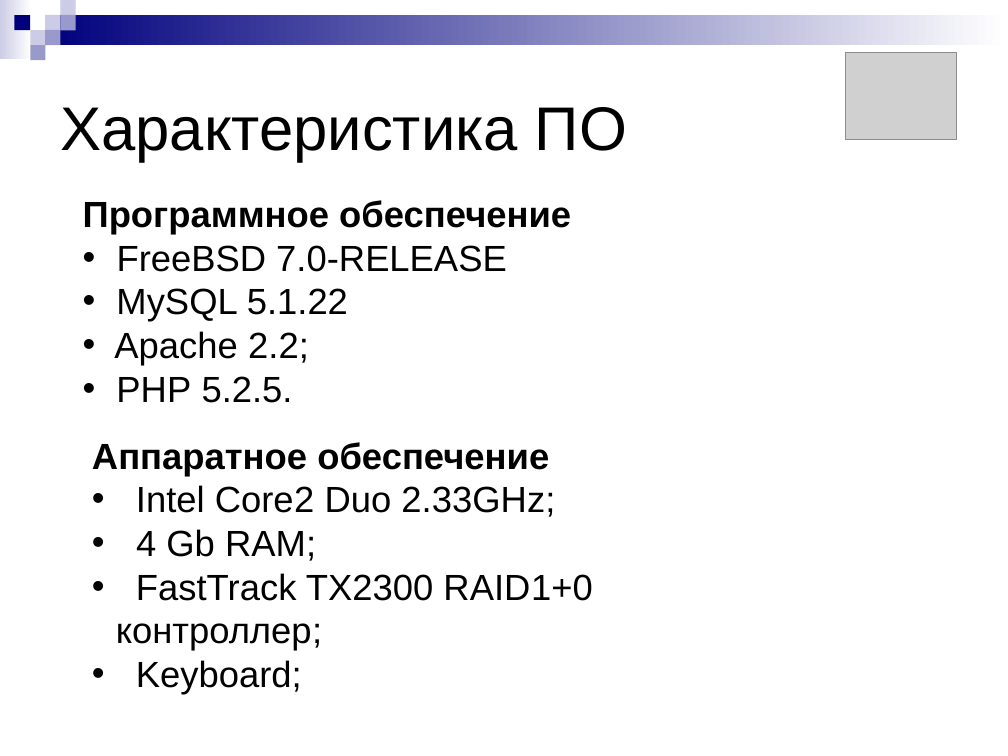
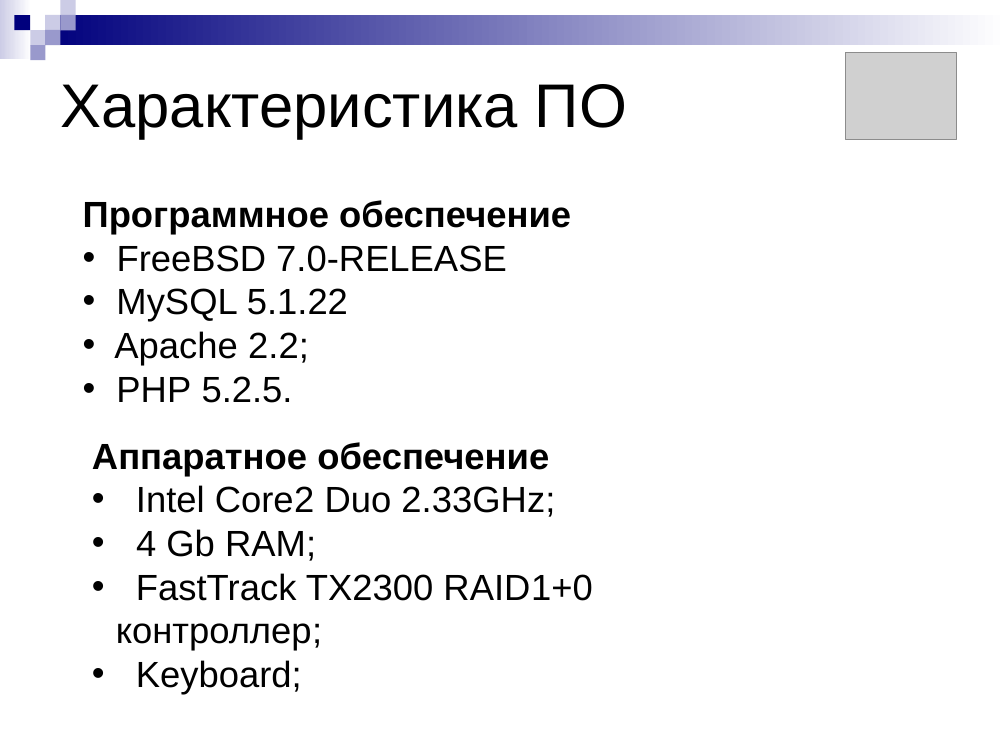
Before and after one commit to aricent123/cadbis, a slide deck: slide 13 of CADBiS_docs/DRypa/presentation.ppt. Drawn at 1008x756 pixels with LibreOffice and Linux fonts; fonts in the diff are those of the drawing; grey boxes stand for pictures. Boxes give left, top, right and bottom in pixels: in the first picture for what was removed or moved away, otherwise in the second. Text is boxed around its words. In the diff, an @@ line names an element or a change of style, - is before the commit and + after.

```diff
--- a/CADBiS_docs/DRypa/presentation.ppt
+++ b/CADBiS_docs/DRypa/presentation.ppt
@@ title "Характеристика ПО" moved from (x1=60, y1=107, x2=627, y2=162) to (x1=60, y1=84, x2=627, y2=139) @@
```
Also in this commit, not shown: 2 other slides changed.
